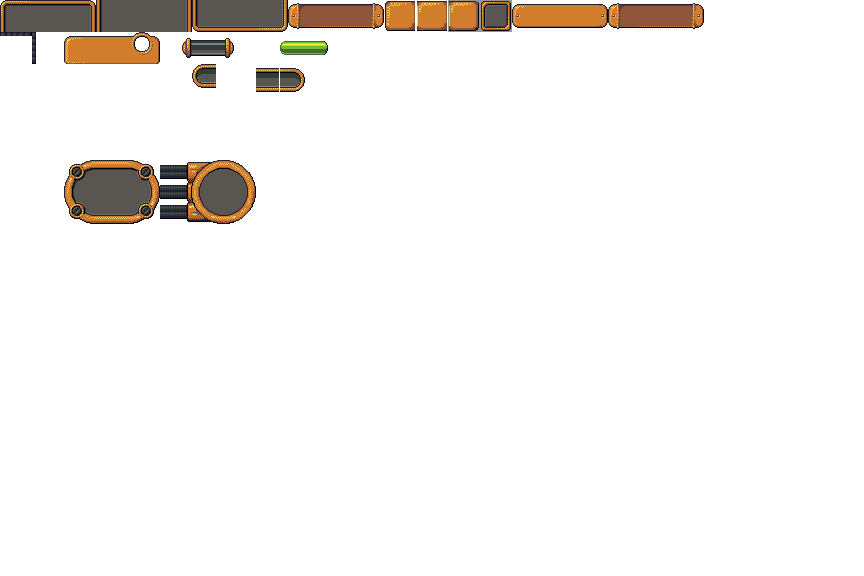
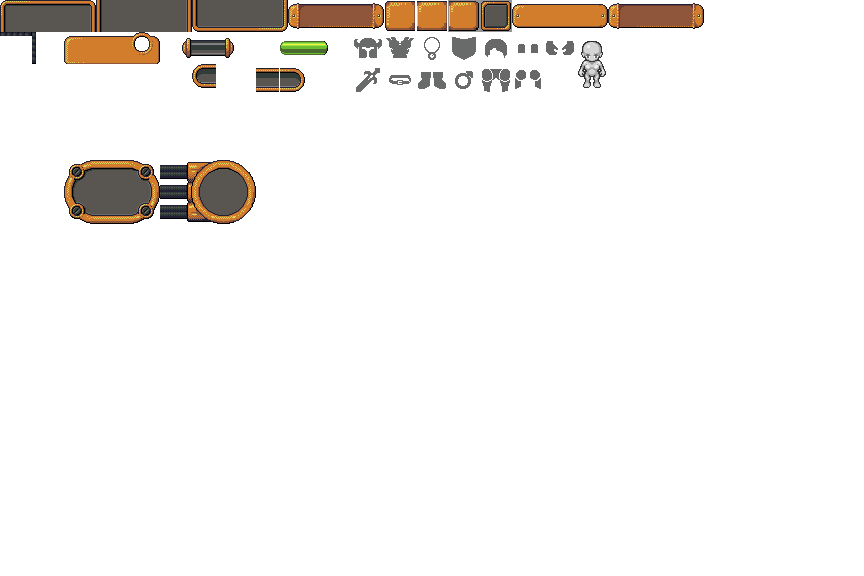
Layer changes from the first 864 x 576 image to the second:
added group "characrer_sheet_icons" with 15 layers in group "elements" over box(354, 37, 606, 92)
added layer "slot_helmet" in group "characrer_sheet_icons" over box(354, 38, 382, 58)
added layer "slot_armor" in group "characrer_sheet_icons" over box(386, 37, 414, 58)
added layer "slot_amulet" in group "characrer_sheet_icons" over box(424, 37, 440, 60)
added layer "slot_hand_right" in group "characrer_sheet_icons" over box(452, 37, 476, 60)
added layer "slot_hair" in group "characrer_sheet_icons" over box(485, 39, 507, 58)
added layer "slot_bracers" in group "characrer_sheet_icons" over box(518, 44, 538, 53)
added layer "slot_gloves" in group "characrer_sheet_icons" over box(546, 41, 574, 55)
added layer "slot_hand_left" in group "characrer_sheet_icons" over box(356, 68, 380, 92)
added layer "slot_belt" in group "characrer_sheet_icons" over box(389, 75, 411, 85)
added layer "slot_boots" in group "characrer_sheet_icons" over box(418, 72, 446, 89)
added layer "slot_ring" in group "characrer_sheet_icons" over box(455, 71, 473, 89)
added layer "slot_pants" in group "characrer_sheet_icons" over box(482, 69, 510, 92)
added layer "slot_shoulders" in group "characrer_sheet_icons" over box(515, 70, 541, 89)
added layer "slot_female_outline" (63%) in group "characrer_sheet_icons" over box(578, 41, 606, 88)
added layer "slot_female" (66%) in group "characrer_sheet_icons" over box(578, 41, 606, 88)
